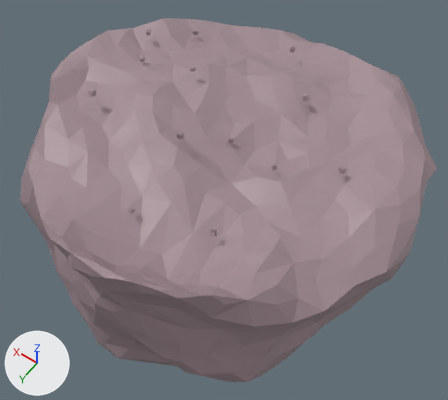
What one commit did to the glTF model public/World.glb.
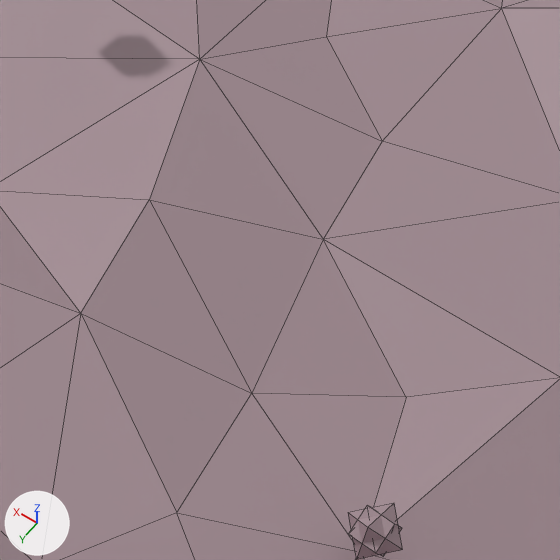
The first picture shows the older version from a camera (50 mm lens) standing at (-31.5, 42.3, 63.5) and looking at (0.0, -1.9, -5.9). The close-ups show both versions on the part from 41% to 57% of the width and 19% to 36% of the height of that picture; other places that the commit changed are outside them. The axes (+X, +Y, +Z) are drawn at lower left. The lights are the same throughout. The close-ups show mesh edges as thin lines. Where no turn or scale is listed for an object, it has been applied to the vertices.

The older version as bpy lines, for what is in view:
```python
me_icosphere_001 = bpy.data.meshes.new('Icosphere.001')
me_icosphere_001.from_pydata(...)  # 256 vertices, 464 faces; spans x -25.6..22.9, y -24.1..23.9, z 5.9..13.4
me_icosphere_001.materials.append(mat_material)  # grey #a28c93
me_octahedron = bpy.data.meshes.new('octahedron ')
me_octahedron.from_pydata(...)  # 14 vertices, 20 faces; spans x -0.49..0.49, y -0.395..0.395, z -0.393..0.393
me_octahedron.materials.append(mat_material)  # grey #a28c93
ob_octahedron = bpy.data.objects.new('octahedron ', me_octahedron)
ob_octahedron.location = (-2.3, 0.0, 9.42)
ob_planet_top = bpy.data.objects.new('Planet Top', me_icosphere_001)
ob_planet_top.location = (0.0, 0.0, 0.0)
```
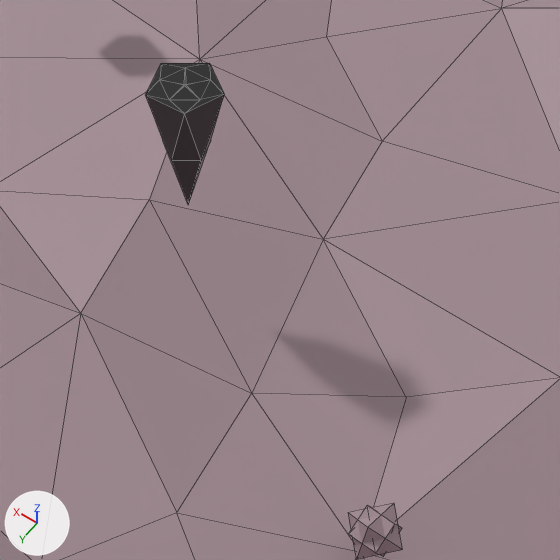
Where the change shows, as pixel boxes [x1, y1, x2, y2] in the close-ups (560 x 560 px):
```json
{"object": "FO1", "change": "added", "after": [146, 63, 224, 204], "on screen": "black"}
```

Edits to the scene script, one JSON object a line:
```json
{"op": "add", "block": "mat_material_001", "code": ["mat_material_001 = principled_material('Material.001')", "mat_material_001.base_color = (0.00802, 0.00802, 0.00802)  # black #161616", "mat_material_001.metallic = 0.368", "mat_material_001.roughness = 0.243", "mat_material_001.coat_weight = 0.566", "mat_material_001.coat_roughness = 0.515"]}
{"op": "add", "block": "me_gem_007", "code": ["me_gem_007 = bpy.data.meshes.new('Gem.007')", "me_gem_007.from_pydata(...)  # 22 vertices, 40 faces; spans x -0.57..0.57, y -0.6..0.49, z 0.0..2.34", "me_gem_007.materials.append(mat_material_001)  # black #161616"]}
{"op": "add", "block": "ob_fo1", "code": ["ob_fo1 = bpy.data.objects.new('FO1', me_gem_007)", "ob_fo1.location = (2.62, -2.14, 11.56)"]}
```
